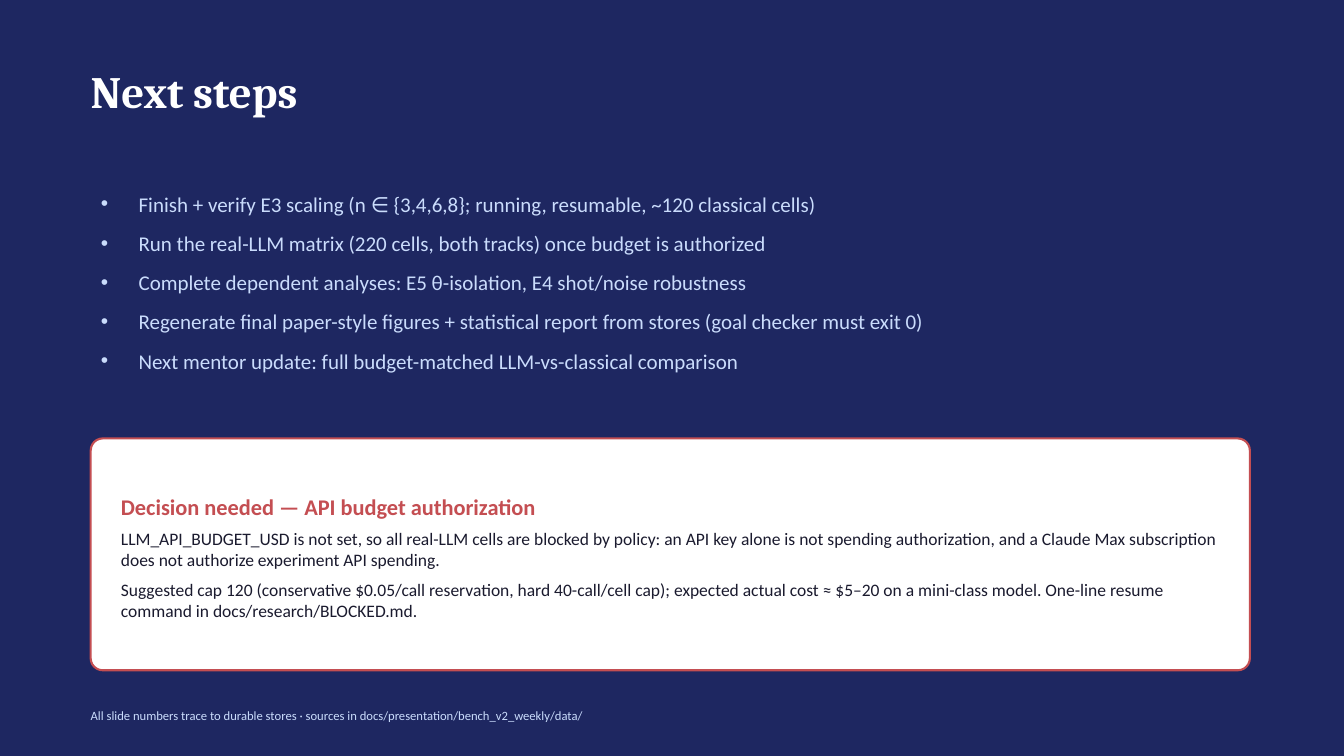
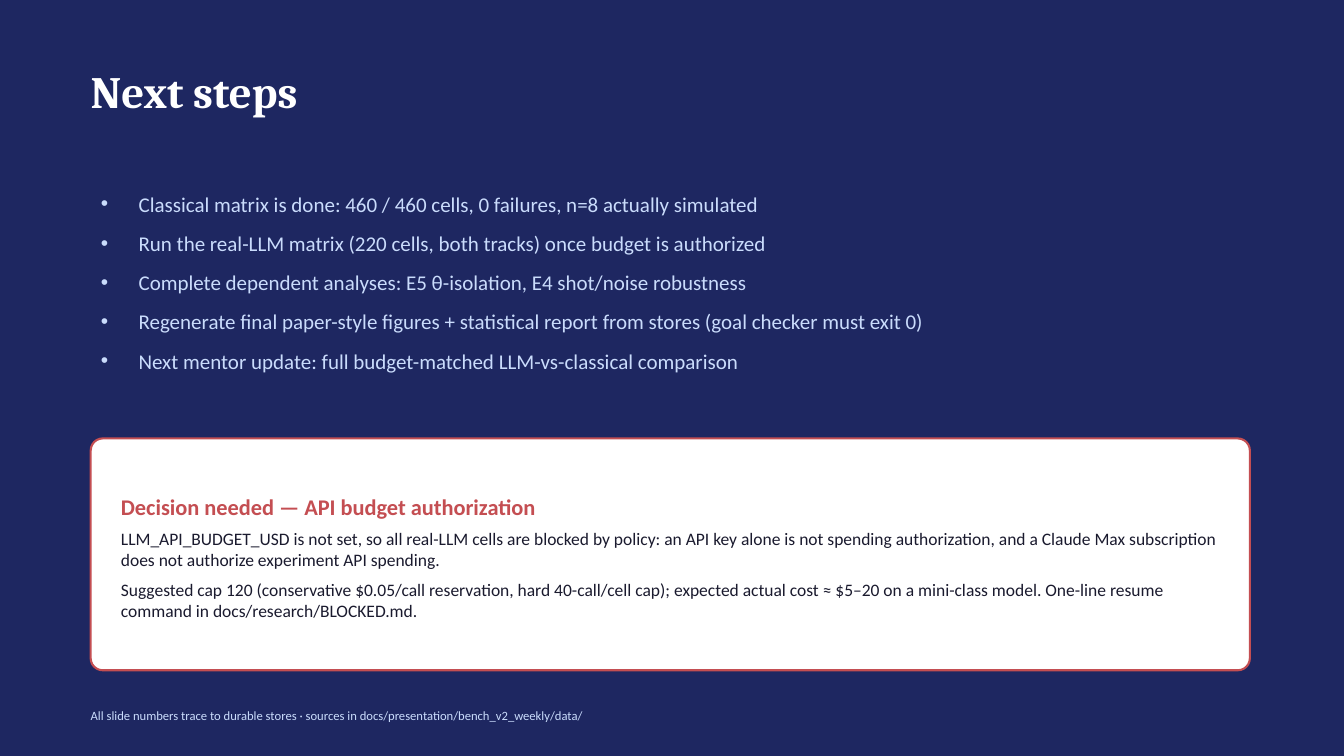
Before and after one commit to dorakingx/llm-vqc, a slide deck: slide 10 of docs/presentation/bench_v2_weekly/LLM_VQC_weekly_benchmark_v2.pptx. Drawn at 1344x756 pixels with LibreOffice and Linux fonts; fonts in the diff are those of the drawing. Boxes give left, top, right and bottom in pixels: in the first picture for what was removed or moved away, otherwise in the second. Text is boxed around its words. In the diff, an @@ line names an element or a change of style, - is before the commit and + after.

```diff
--- a/docs/presentation/bench_v2_weekly/LLM_VQC_weekly_benchmark_v2.pptx
+++ b/docs/presentation/bench_v2_weekly/LLM_VQC_weekly_benchmark_v2.pptx
@@ text at [139, 197, 758, 216]: text changed @@
-• Finish + verify E3 scaling (n ∈ {3,4,6,8}; running, resumable, ~120 classical cells)
+• Classical matrix is done: 460 / 460 cells, 0 failures, n=8 actually simulated
```
Also in this commit, not shown: 1 other slide changed, 19 other files.
